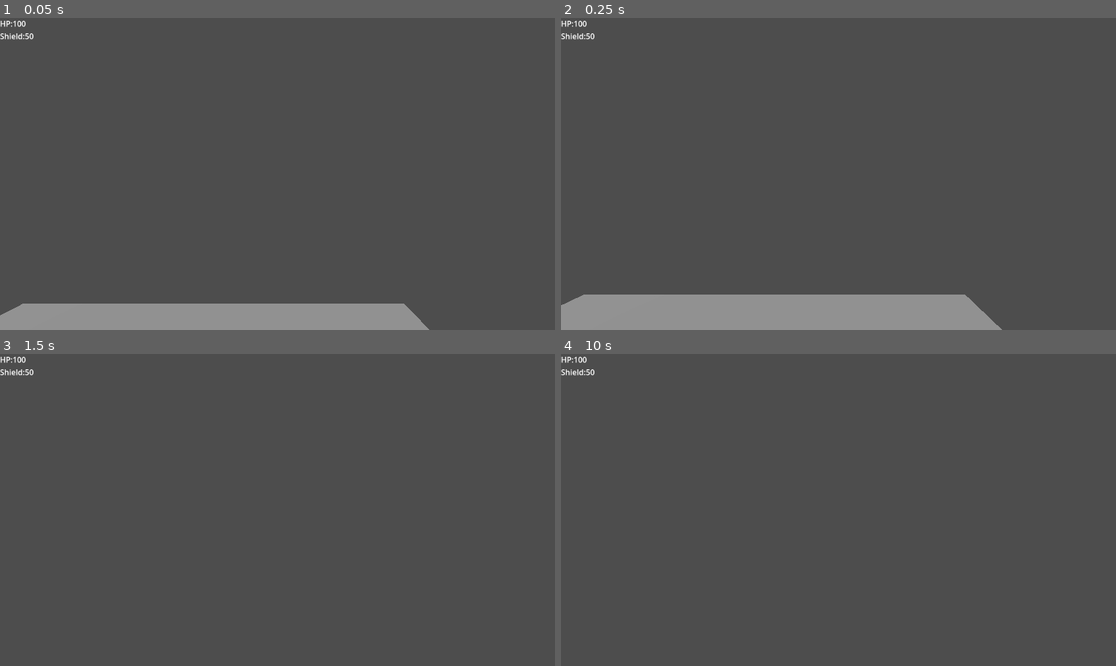
Above: before the commit, frames 1-4 (two rows, left to right).
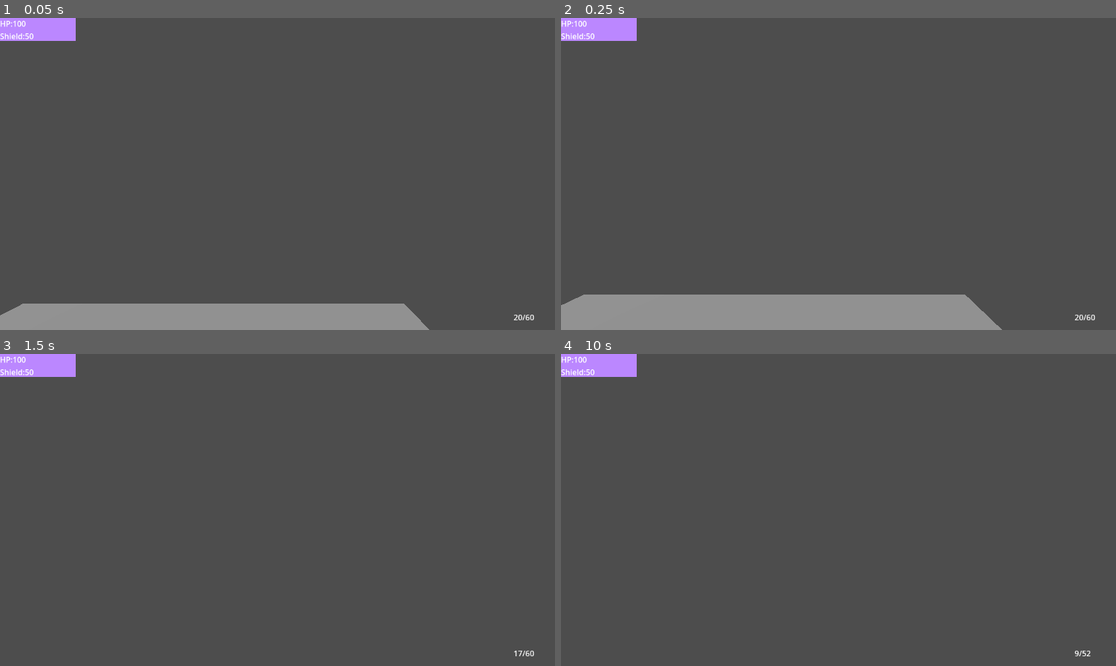
Above: after the commit, the same moments.

Repository: kuritism/scrimmages-during-internship-2
Game: Godot game, scene res://level.tscn
Same seed, same stepped clock (60 frames per second), same inputs: the game is played once before the commit and once after it.
Inputs (mouse positions are in pixels of both pictures, inside the frame that each line leads up to):
- Up to frame 1 (0.05 s): no input
- Up to frame 2 (0.25 s): no input
- Up to frame 3 (1.5 s): move the mouse to (305, 510) at 0.52 s; press the mouse at (305, 510) at 0.53 s; hold W (move_forward) from 0.53 s (still down); tap Space (jump) at 0.77 s; move the mouse to (249, 510) at 1.27 s; release the mouse at (249, 510) at 1.28 s; click (249, 510) at 1.35 s
- Up to frame 4 (10 s): tap Space (jump) at 1.52, 2.75, 3.02, 3.77, 4.25, 4.52, 5.75, 6.02, 6.77, 7.52, 9.02, 9.77 s; tap Enter at 2, 3.5, 5 s; move the mouse to (849, 503) at 2.02 s; press the mouse at (849, 503) at 2.03 s; move the mouse to (832, 516) at 2.77 s; release the mouse at (832, 516) at 2.78 s; click (832, 516) at 2.85 s; move the mouse to (877, 513) at 3.52 s; press the mouse at (877, 513) at 3.53 s; tap R (reload) at 4.15 s; move the mouse to (794, 506) at 4.27 s; release the mouse at (794, 506) at 4.28 s; click (794, 506) at 4.35 s; move the mouse to (844, 510) at 5.02 s; press the mouse at (844, 510) at 5.03 s; move the mouse to (816, 503) at 5.77 s; release W (move_forward) at 5.78 s; release the mouse at (816, 503) at 5.78 s; hold D (move_right) 5.78-6.53 s; click (816, 503) at 5.85 s; move the mouse to (866, 510) at 6.52 s; press the mouse at (866, 510) at 6.53 s; hold W (move_forward) 6.53-8.78 s; move the mouse to (810, 510) at 7.27 s; release the mouse at (810, 510) at 7.28 s; click (810, 510) at 7.35 s; move the mouse to (849, 503) at 8.02 s; press the mouse at (849, 503) at 8.03 s; move the mouse to (832, 516) at 8.77 s; release the mouse at (832, 516) at 8.78 s; hold A (move_left) 8.78-9.53 s; click (832, 516) at 8.85 s; move the mouse to (877, 513) at 9.52 s; press the mouse at (877, 513) at 9.53 s; hold W (move_forward) from 9.53 s (still down)

The runs differ from the first frame. In frame 1, 1.0% of the frame differs, in the area x 0-97%, y 0-97%; in frame 2, 1.0%; in frame 3, 1.0%; in frame 4, 1.0%.

Commit message:
GUN BULLET UI

Diff:
--- a/GUI.gd
+++ b/GUI.gd
@@ -9,4 +9,5 @@
 # Called every frame. 'delta' is the elapsed time since the previous frame.
 func _process(delta):
 
-	$Label.text = str("HP:" + str($"Player/HP".HP) + "\n" + "Shield:" + str($"Player/HP".SHIELD))
+	$HPLabel.text = str("HP:" + str($"Player/HP".HP) + "\n" + "Shield:" + str($"Player/HP".SHIELD))
+	$AMMOLabel.text = str(str($"Player/Gun Component".num_bullets) + "/" + str($"Player/Gun Component".additional_bullets))
--- a/Gun_Component.gd
+++ b/Gun_Component.gd
@@ -6,12 +6,12 @@
 @export var num_reloads : int = 3
 @export var chamber_time : float = 0.3
 @export var reload_time : float = 1
-@export var bullet_speed : float = 5
+@export var bullet_speed : float = 20
 @export var bullet_damage : int = 10
 @export var bullet_spread : float
 @export var shell_amount : int = 1
-var num_bullets = mag_size
-var additional_bullets = mag_size * num_reloads
+@export var num_bullets = mag_size
+@export var additional_bullets = mag_size * num_reloads
 # Called when the node enters the scene tree for the first time.
 func attempt_fire():
 	if !can_fire:
--- a/gui.tscn
+++ b/gui.tscn
@@ -13,14 +13,21 @@
 script = ExtResource("1_1q5o7")
 
 [node name="ColorRect" type="ColorRect" parent="."]
-visible = false
 layout_mode = 0
 offset_right = 157.0
 offset_bottom = 48.0
 color = Color(0.733667, 0.53, 1, 1)
 
-[node name="Label" type="Label" parent="."]
+[node name="HPLabel" type="Label" parent="."]
 layout_mode = 0
 offset_right = 414.0
 offset_bottom = 261.0
 text = "test"
+
+[node name="AMMOLabel" type="Label" parent="."]
+layout_mode = 0
+offset_left = 1066.0
+offset_top = 610.0
+offset_right = 1106.0
+offset_bottom = 633.0
+text = "Test"
